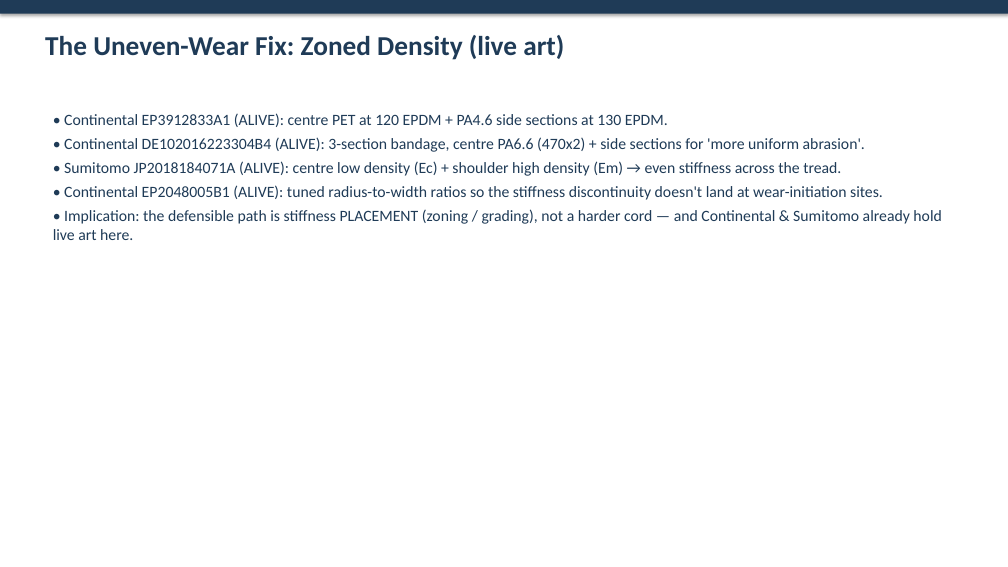
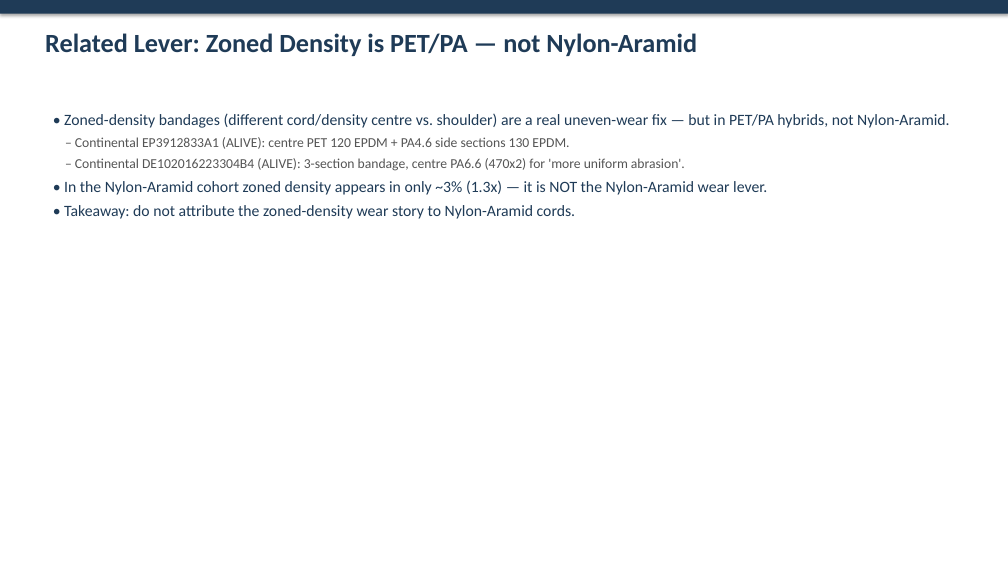
Before and after one commit to sreeharshahr09-gif/Sri, a slide deck: slide 7 of reports/Hybrid_Cord_Wear_Analysis.pptx (slide 10 before the commit). Drawn at 1008x567 pixels with LibreOffice and Linux fonts; fonts in the diff are those of the drawing. Boxes give left, top, right and bottom in pixels: in the first picture for what was removed or moved away, otherwise in the second. Text is boxed around its words. In the diff, an @@ line names an element or a change of style, - is before the commit and + after.

```diff
--- a/reports/Hybrid_Cord_Wear_Analysis.pptx
+++ b/reports/Hybrid_Cord_Wear_Analysis.pptx
@@ text at bbox=[45, 33, 697, 56]: text changed; size 26 to 25 pt @@
-The Uneven-Wear Fix: Zoned Density (live art)
+Related Lever: Zoned Density is PET/PA — not Nylon-Aramid
@@ text at bbox=[64, 113, 949, 219]: text changed @@
-• Continental EP3912833A1 (ALIVE): centre PET at 120 EPDM + PA4.6 side sections at 130 EPDM.
-• Continental DE102016223304B4 (ALIVE): 3-section bandage, centre PA6.6 (470x2) + side sections for 'more uniform abrasion'.
-• Sumitomo JP2018184071A (ALIVE): centre low density (Ec) + shoulder high density (Em) → even stiffness across the tread.
-• Continental EP2048005B1 (ALIVE): tuned radius-to-width ratios so the stiffness discontinuity doesn't land at wear-initiation sites.
-• Implication: the defensible path is stiffness PLACEMENT (zoning / grading), not a harder cord — and Continental & Sumitomo already hold live art here.
+• Zoned-density bandages (different cord/density centre vs. shoulder) are a real uneven-wear fix — but in PET/PA hybrids, not Nylon-Aramid.
+– Continental EP3912833A1 (ALIVE): centre PET 120 EPDM + PA4.6 side sections 130 EPDM.
+– Continental DE102016223304B4 (ALIVE): 3-section bandage, centre PA6.6 (470x2) for 'more uniform abrasion'.
+• In the Nylon-Aramid cohort zoned density appears in only ~3% (1.3x) — it is NOT the Nylon-Aramid wear lever.
+• Takeaway: do not attribute the zoned-density wear story to Nylon-Aramid cords.
```
Also in this commit, not shown: 6 other slides changed, 3 slides added, 4 slides removed, 14 other files.
